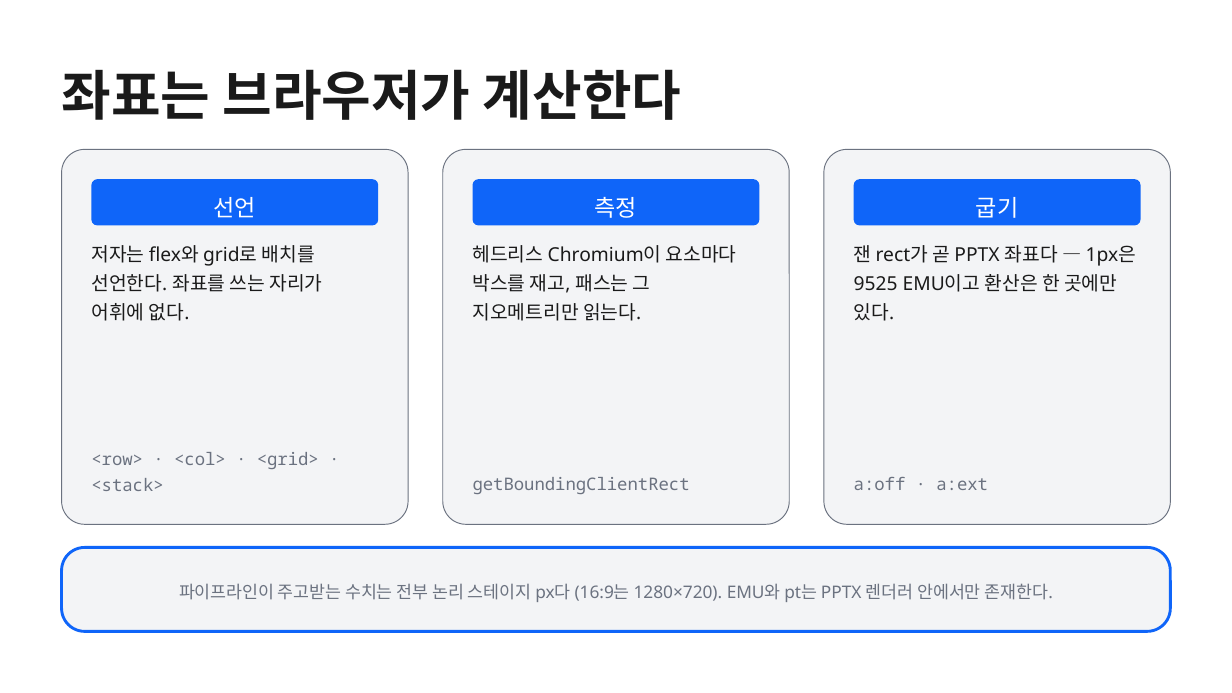
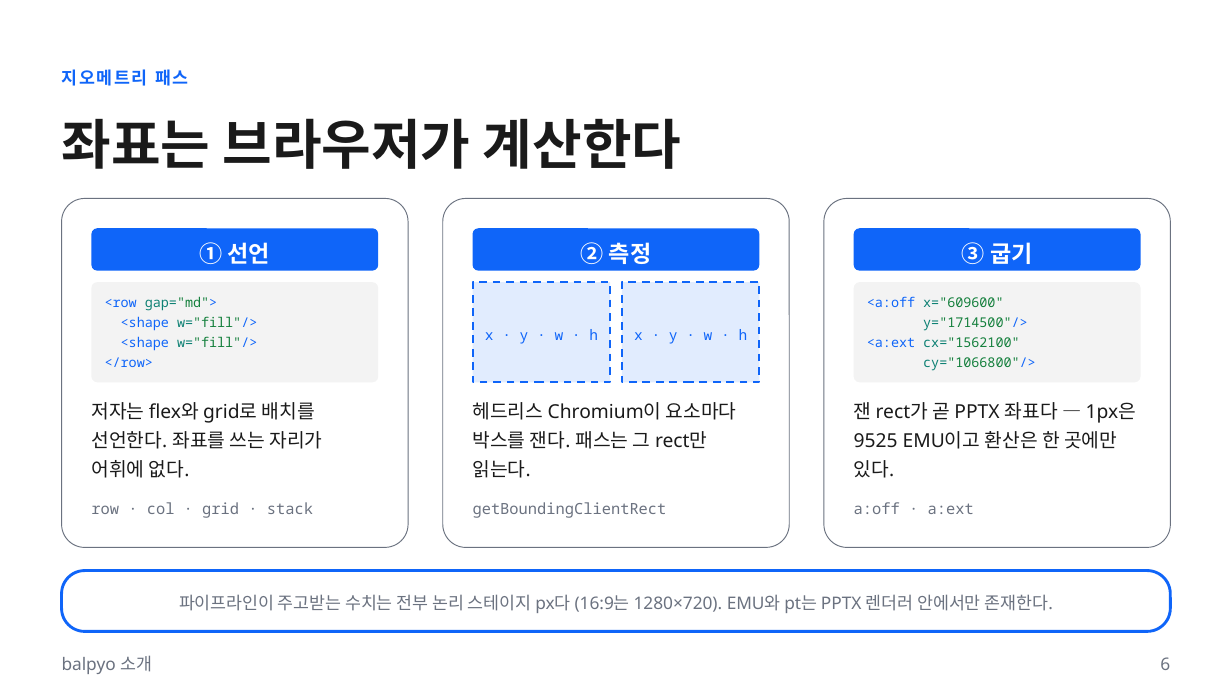
Before and after one commit to k2sebeom/balpyo, a slide deck: slide 6 of examples/showcase/decks/balpyo-intro/balpyo-소개.pptx. Drawn at 1232x693 pixels with LibreOffice and Linux fonts; fonts in the diff are those of the drawing. Boxes give left, top, right and bottom in pixels: in the first picture for what was removed or moved away, otherwise in the second. Text is boxed around its words. In the diff, an @@ line names an element or a change of style, - is before the commit and + after.

```diff
--- a/examples/showcase/decks/balpyo-intro/balpyo-소개.pptx
+++ b/examples/showcase/decks/balpyo-intro/balpyo-소개.pptx
@@ text added at (x1=62, y1=69, x2=189, y2=86), 13.5 pt, text #0F65F9, bold @@
+지오메트리 패스
@@ text "좌표는 브라우저가 계산한다" moved from (x1=62, y1=69, x2=681, y2=120) to (x1=62, y1=118, x2=681, y2=169) @@
@@ rounded rectangle resized from (x1=62, y1=150, x2=409, y2=525) to (x1=62, y1=199, x2=409, y2=548) @@
@@ rounded rectangle resized from (x1=443, y1=150, x2=789, y2=525) to (x1=443, y1=199, x2=789, y2=548) @@
@@ fill #F3F4F6 to #FFFFFF in 3 elements at (x1=443, y1=199, x2=789, y2=548), (x1=62, y1=199, x2=409, y2=548), (x1=824, y1=199, x2=1171, y2=548) @@
@@ rounded rectangle resized from (x1=824, y1=150, x2=1171, y2=525) to (x1=824, y1=199, x2=1171, y2=548) @@
@@ rounded rectangle "① 선언" resized from (x1=91, y1=179, x2=378, y2=226) to (x1=91, y1=228, x2=378, y2=271) @@
@@ rounded rectangle "② 측정" resized from (x1=472, y1=179, x2=759, y2=226) to (x1=472, y1=228, x2=759, y2=271) @@
@@ vertical alignment top to middle; proportions changed in 3 elements at (x1=91, y1=228, x2=378, y2=271), (x1=472, y1=228, x2=759, y2=271), (x1=854, y1=228, x2=1141, y2=271) @@
@@ rounded rectangle "③ 굽기" resized from (x1=854, y1=179, x2=1141, y2=226) to (x1=854, y1=228, x2=1141, y2=271) @@
@@ text in rounded rectangle at (x1=199, y1=242, x2=271, y2=264): text changed; bold on @@
-선언
+① 선언
@@ text in rounded rectangle at (x1=581, y1=242, x2=652, y2=264): text changed; bold on @@
-측정
+② 측정
@@ text in rounded rectangle at (x1=962, y1=242, x2=1033, y2=264): text changed; bold on @@
-굽기
+③ 굽기
@@ rounded rectangle added at (x1=91, y1=282, x2=378, y2=382), fill #1A1A1A at 5% opacity, 10.5 pt, text #0F65F9 @@
+<row gap="md">
+<shape w="fill"/>
+<shape w="fill"/>
+</row>
@@ rectangle added at (x1=472, y1=282, x2=610, y2=382), fill #0F65F9 at 12% opacity, outline #0F65F9 1.5 pt dashed, 11.2 pt, text #0F65F9 @@
+x · y · w · h
@@ rectangle added at (x1=622, y1=282, x2=760, y2=382), fill #0F65F9 at 12% opacity, outline #0F65F9 1.5 pt dashed, 11.2 pt, text #0F65F9 @@
+x · y · w · h
@@ rounded rectangle added at (x1=854, y1=282, x2=1141, y2=382), fill #1A1A1A at 5% opacity, 10.5 pt, text #15803D @@
+<a:off x="609600"
+y="1714500"/>
+<a:ext cx="1562100"
+cy="1066800"/>
@@ text "저자는 flex와 grid로 배치를 선언한다. ..." moved from (x1=91, y1=245, x2=322, y2=321) to (x1=91, y1=402, x2=322, y2=478) @@
@@ text at (x1=473, y1=402, x2=737, y2=478): text changed @@
-헤드리스 Chromium이 요소마다 박스를 재고, 패스는 그 지오메트리만 읽는다.
+헤드리스 Chromium이 요소마다 박스를 잰다. 패스는 그 rect만 읽는다.
@@ text "잰 rect가 곧 PPTX 좌표다 ..." moved from (x1=854, y1=245, x2=1136, y2=321) to (x1=854, y1=402, x2=1136, y2=478) @@
@@ text at (x1=91, y1=502, x2=313, y2=518): text changed; size 13.5 to 12 pt @@
-<row> · <col> · <grid> · <stack>
+row · col · grid · stack
@@ text "getBoundingClientRect" moved from (x1=473, y1=477, x2=690, y2=494) to (x1=473, y1=502, x2=667, y2=518) @@
@@ text "getBoundingClientRect" at (x1=473, y1=502, x2=667, y2=518): size 13.5 to 12 pt; line spacing 20.2pt to 18pt @@
@@ text "a:off · a:ext" moved from (x1=854, y1=477, x2=988, y2=490) to (x1=854, y1=502, x2=974, y2=514) @@
@@ text "a:off · a:ext" at (x1=854, y1=502, x2=974, y2=514): size 13.5 to 12 pt; line spacing 20.2pt to 18pt @@
@@ rounded rectangle "파이프라인이 주고받는 수치는 전부 논리 ..." resized from (x1=62, y1=547, x2=1171, y2=631) to (x1=62, y1=570, x2=1171, y2=631) @@
@@ rounded rectangle "파이프라인이 주고받는 수치는 전부 논리 ..." at (x1=62, y1=570, x2=1171, y2=631): fill #F3F4F6 to none; proportions changed @@
@@ text added at (x1=62, y1=655, x2=152, y2=674), 13.5 pt, text #6B7280 @@
+balpyo 소개
@@ page number added at (x1=1160, y1=657, x2=1170, y2=670), 13.5 pt, text #6B7280 @@
+6
```
Also in this commit, not shown: 9 other slides changed, 2 slides added, 2 slides removed, 35 other files.
